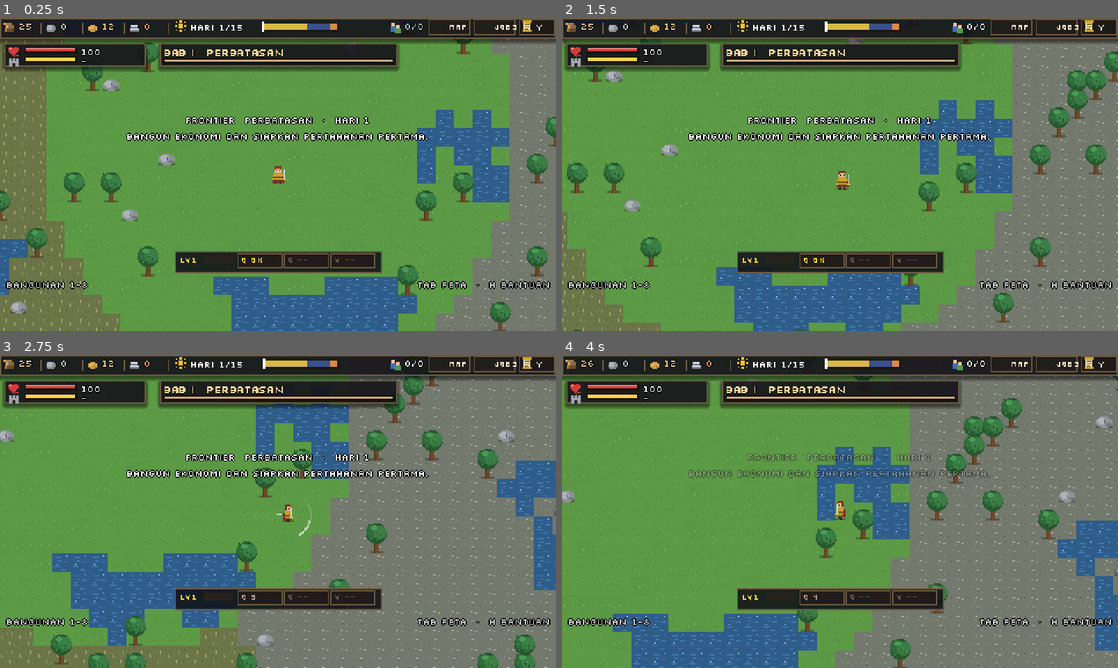
Above: before the commit, frames 1-4 (two rows, left to right).
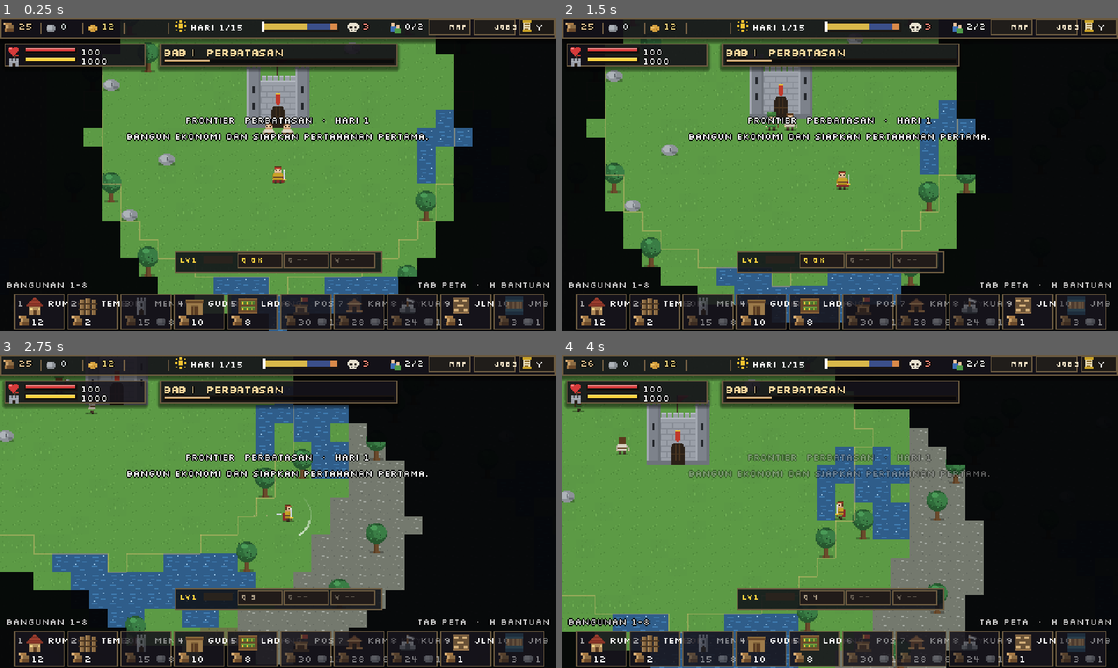
Above: after the commit, the same moments.

Repository: shimleabyte/hold-the-keep
Game: Godot game, scene res://scenes/main.tscn
Same seed, same stepped clock (60 frames per second), same inputs: the game is played once before the commit and once after it.
Inputs (mouse positions are in pixels of both pictures, inside the frame that each line leads up to):
- Up to frame 1 (0.25 s): no input
- Up to frame 2 (1.5 s): tap Enter at 0.5 s; move the mouse to (962, 158) at 0.52 s; hold D (move_right) 0.53-1.28 s; hold F (attack) 0.53-1.28 s; click (962, 158) at 0.67 s; tap Space at 0.77 s; move the mouse to (728, 190) at 1.27 s; hold S (move_down) from 1.28 s (still down); tap C (ability_cleave) at 1.35 s
- Up to frame 3 (2.75 s): tap Space at 1.52 s; tap F (attack) at 1.55 s; move the mouse to (333, 442) at 2.02 s; release S (move_down) at 2.03 s; hold D (move_right) from 2.03 s (still down); hold F (attack) from 2.03 s (still down); tap Q (ability_dash) at 2.1 s
- Up to frame 4 (4 s): move the mouse to (812, 574) at 2.77 s; release D (move_right) at 2.78 s; release F (attack) at 2.78 s; hold W (move_up) 2.78-3.53 s; tap V (ability_rally) at 2.85 s; click (812, 574) at 2.92 s; tap Space at 3.02, 3.77 s; tap F (attack) at 3.05 s; move the mouse to (1006, 558) at 3.52 s; hold A (move_left) from 3.53 s (still down); hold F (attack) from 3.53 s (still down)

The runs differ from the first frame. In frame 1, 45% of the frame differs, in the area x 0-100%, y 1-100%; in frame 2, 45%; in frame 3, 39%; in frame 4, 37%.
Error before the commit: Parse Error: Cannot infer the type of "cost_error" variable because the value doesn't have a set type. (res://scripts/autoload/tech.gd:104)

Commit message:
fix(gdscript): type research cost errors

Diff:
--- a/scripts/autoload/tech.gd
+++ b/scripts/autoload/tech.gd
@@ -101,7 +101,7 @@
         return "Butuh bangunan: " + String(DataDB.buildings[need_b]["name"])
     var cost: Dictionary = cost_of(id)
     var supply = get_tree().get_first_node_in_group("supply_network")
-    var cost_error := supply.cost_reason(cost) if supply != null else (
+    var cost_error: String = supply.cost_reason(cost) if supply != null else (
         "" if Inventory.can_afford(cost) else "Bahan kurang di KEEP"
     )
     if cost_error != "":
@@ -129,7 +129,7 @@
     var supply = get_tree().get_first_node_in_group("supply_network")
     var paid: bool = supply.pay_cost(cost) if supply != null else Inventory.spend_all(cost)
     if not paid:
-        var cost_error := supply.cost_reason(cost) if supply != null else "Bahan kurang di KEEP"
+        var cost_error: String = supply.cost_reason(cost) if supply != null else "Bahan kurang di KEEP"
         Events.build_feedback.emit(cost_error if cost_error != "" else "Stok sumber biaya berubah")
         return false
     current = id
